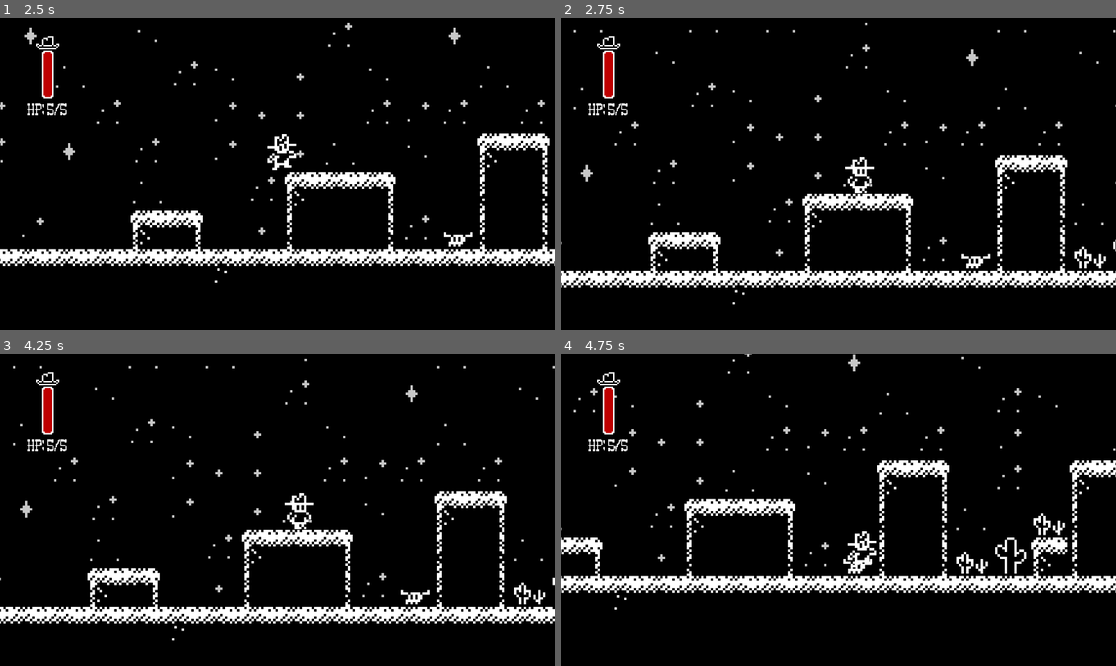
Above: before the commit, frames 1-4 (two rows, left to right).
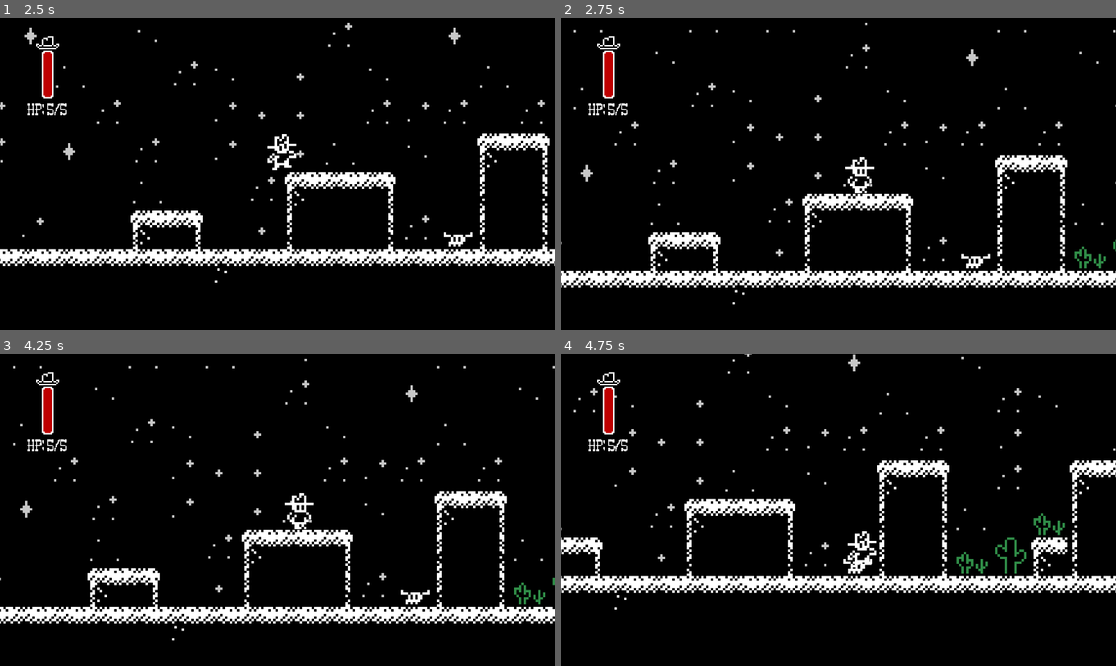
Above: after the commit, the same moments.

Repository: Tortiz-CSUF/western-noir-platformer
Game: Godot game, scene res://Start_Menu.tscn
Two runs of this game, one before a commit and one after it. Both use one fixed random seed, a clock stepped at 60 frames per second and the inputs below.
Inputs:
- Up to frame 1 (2.5 s): click "Start Game" at 0.5 s; tap Enter at 1.25 s; hold D (move_right) from 1.28 s (still down); tap Space (jump) at 1.52, 2.27 s
- Up to frame 2 (2.75 s): keep holding D (move_right)
- Up to frame 3 (4.25 s): release D (move_right) at 2.78 s; hold A (move_left) 2.78-3.53 s; hold D (move_right) from 3.53 s (still down); tap Space (jump) at 3.77 s
- Up to frame 4 (4.75 s): keep holding D (move_right); tap Space (jump) at 4.52 s

Frame 1 is identical in both runs. In frame 2, 0.2% of the frame differs, in the area x 92-100%, y 70-81%; in frame 3, 0.2%; in frame 4, 0.5%, in the area x 71-91%, y 51-71%.

Commit message:
Scene Color Changes
Note: Not part of iteration 05

Diff:
--- a/Sample_Scene.tscn
+++ b/Sample_Scene.tscn
@@ -135,8 +135,11 @@
 7:1/0 = 0
 7:1/0/physics_layer_0/polygon_0/points = PackedVector2Array(-8, -8, 5.8454695, -8, 5.960087, 8, 6.017395, 8, -8, 8)
 9:1/0 = 0
+9:1/0/modulate = Color(0.18933055, 0.55843997, 0.28263494, 1)
 11:1/0 = 0
+11:1/0/modulate = Color(0.18933055, 0.55843997, 0.28263494, 1)
 13:1/0 = 0
+13:1/0/modulate = Color(0.18933055, 0.55843997, 0.28263494, 1)
 1:3/0 = 0
 1:3/0/physics_layer_0/polygon_0/points = PackedVector2Array(-5.960086, -8, 8, -8, 8, 8, 6.017395, 8, -6.017395, 8)
 3:3/0 = 0
@@ -146,8 +149,11 @@
 7:3/0 = 0
 7:3/0/physics_layer_0/polygon_0/points = PackedVector2Array(-8, -8, 5.888485, -8, 5.9900093, 8, -8, 8)
 9:3/0 = 0
+9:3/0/modulate = Color(0.18933055, 0.55843997, 0.28263494, 1)
 11:3/0 = 0
+11:3/0/modulate = Color(0.18933055, 0.55843997, 0.28263494, 1)
 13:3/0 = 0
+13:3/0/modulate = Color(0.18933055, 0.55843997, 0.28263494, 1)
 1:5/0 = 0
 1:5/0/physics_layer_0/polygon_0/points = PackedVector2Array(-5.960086, -8, 8, -8, 8, 8, 6.017395, 8, -6.017393, 8)
 3:5/0 = 0
@@ -156,6 +162,7 @@
 7:5/0 = 0
 7:5/0/physics_layer_0/polygon_0/points = PackedVector2Array(-8, -8, 5.888485, -8, 5.9900093, 8, -8, 8)
 9:5/0 = 0
+9:5/0/modulate = Color(0.18933055, 0.55843997, 0.28263494, 1)
 11:5/0 = 0
 13:5/0 = 0
 1:7/0 = 0
@@ -165,7 +172,9 @@
 7:7/0 = 0
 9:7/0 = 0
 11:7/0 = 0
+11:7/0/modulate = Color(0.28064656, 0.03556388, 0.06827649, 1)
 13:7/0 = 0
+13:7/0/modulate = Color(0.28064656, 0.03556388, 0.06827649, 1)
 1:9/0 = 0
 3:9/0 = 0
 5:9/0 = 0
